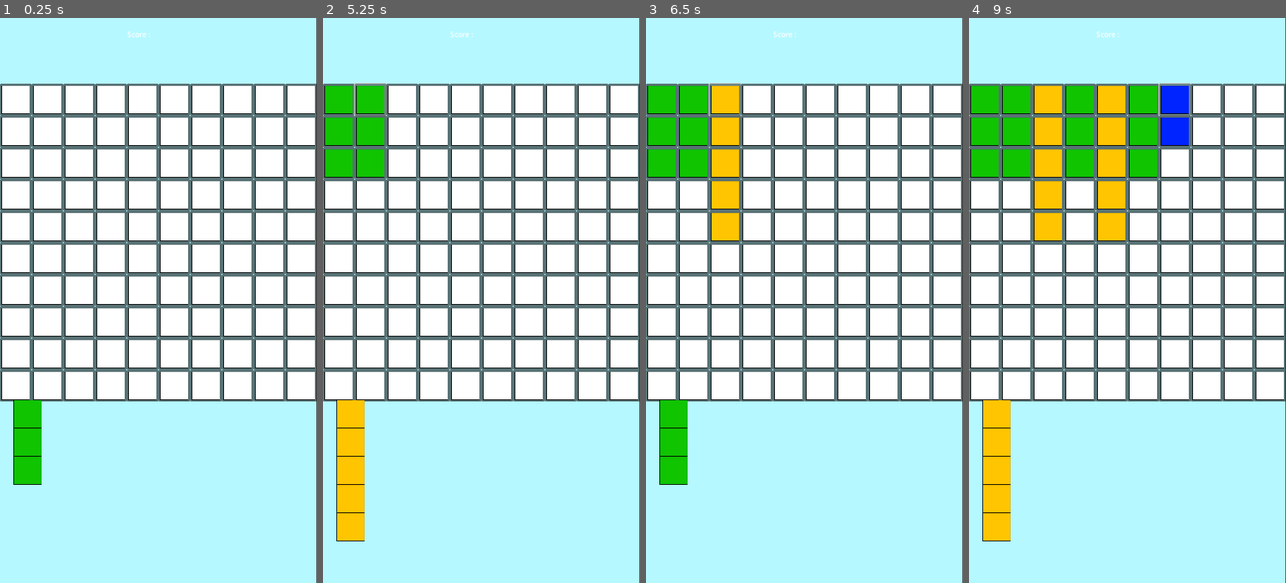
Above: before the commit, frames 1-4 (left to right).
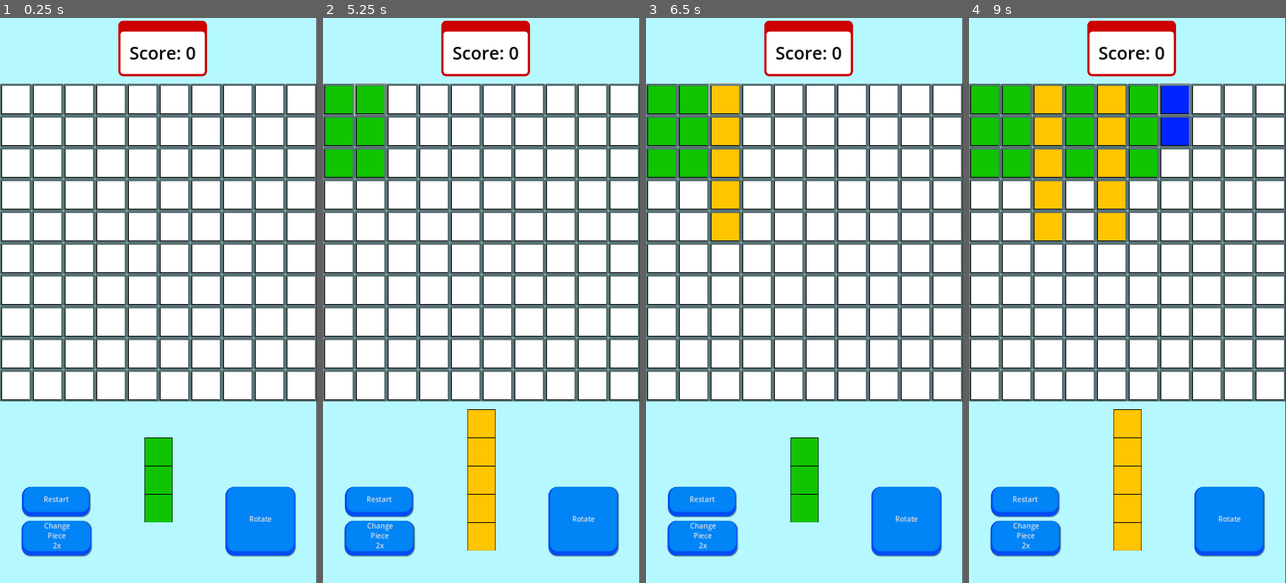
Above: after the commit, the same moments.

Repository: Awe0/AppMobile
Game: Godot game, scene res://Scenes/Game.tscn
Two runs of this game, one before a commit and one after it. Both use one fixed random seed, a clock stepped at 60 frames per second and the inputs below.
Inputs (mouse positions are in pixels of both pictures, inside the frame that each line leads up to):
- Up to frame 1 (0.25 s): no input
- Up to frame 2 (5.25 s): click (380, 503) at 0.5 s, where only the run after the commit has a clickable "Restart"; click (380, 537) at 1.25 s, where only the run after the commit has a clickable "Change Piece 2x"; click (582, 520) at 2 s, where only the run after the commit has a clickable "Rotate"; click (380, 503) at 2.75 s, where only the run after the commit has a clickable "Restart"; click (380, 503) at 3.5 s, where only the run after the commit has a clickable "Restart"; click (338, 97) at 4.27 s; click (370, 97) at 5.02 s
- Up to frame 3 (6.5 s): click (725, 97) at 5.77 s
- Up to frame 4 (9 s): click (1079, 97) at 6.52 s; click (1111, 97) at 7.27 s; click (1143, 97) at 8.02 s; click (1175, 97) at 8.77 s

The runs differ from the first frame. In frame 1, 11% of the frame differs, in the area x 4-94%, y 0-96%; in frame 2, 12%; in frame 3, 11%; in frame 4, 12%.

Commit message:
add score for each pieces

Diff:
--- a/hideandseekgds/Scenes/Blue.tscn
+++ b/hideandseekgds/Scenes/Blue.tscn
@@ -5,4 +5,5 @@
 [node name="Green" type="Node2D"]
 script = ExtResource("1_olbjo")
 size = 2
+score = 2
 color_name = "blue"
--- a/hideandseekgds/Scenes/Brown.tscn
+++ b/hideandseekgds/Scenes/Brown.tscn
@@ -5,4 +5,5 @@
 [node name="Brown" type="Node2D"]
 script = ExtResource("1_bwcy1")
 size = 4
+score = 4
 color_name = "brown"
--- a/hideandseekgds/Scenes/Game.tscn
+++ b/hideandseekgds/Scenes/Game.tscn
@@ -1,12 +1,15 @@
-[gd_scene load_steps=3 format=3 uid="uid://w7j6d2dkb4nj"]
+[gd_scene load_steps=4 format=3 uid="uid://w7j6d2dkb4nj"]
 
 [ext_resource type="Script" path="res://Scripts/game.gd" id="1_y1bmt"]
-[ext_resource type="Theme" uid="uid://byxv1brsahxxk" path="res://Themes/Warning_Label*.theme" id="6_6oucx"]
+[ext_resource type="Theme" uid="uid://dek1pe5nypotq" path="res://Themes/Buttons.tres" id="2_1nh3o"]
+[ext_resource type="Theme" uid="uid://byxv1brsahxxk" path="res://Themes/Warning_Label.theme" id="6_6oucx"]
 
 [node name="Game" type="Control"]
 layout_mode = 3
 anchors_preset = 0
 script = ExtResource("1_y1bmt")
+metadata/_edit_horizontal_guides_ = [1063.0, 1220.0]
+metadata/_edit_vertical_guides_ = [50.0, 670.0]
 
 [node name="ColorRect" type="ColorRect" parent="."]
 custom_minimum_size = Vector2(1.1, 0)
@@ -21,6 +24,35 @@
 grow_vertical = 2
 color = Color(0.710435, 0.971203, 1, 1)
 
+[node name="Restart" type="Button" parent="."]
+layout_mode = 0
+offset_left = 50.0
+offset_top = 1062.0
+offset_right = 204.0
+offset_bottom = 1129.0
+theme = ExtResource("2_1nh3o")
+text = "Restart"
+
+[node name="ChangePiece" type="Button" parent="."]
+layout_mode = 0
+offset_left = 49.0
+offset_top = 1139.0
+offset_right = 207.0
+offset_bottom = 1218.0
+theme = ExtResource("2_1nh3o")
+text = "Change
+Piece
+2x"
+
+[node name="Rotate" type="Button" parent="."]
+layout_mode = 0
+offset_left = 512.0
+offset_top = 1062.0
+offset_right = 670.0
+offset_bottom = 1218.0
+theme = ExtResource("2_1nh3o")
+text = "Rotate"
+
 [node name="GridContainer" type="GridContainer" parent="."]
 layout_mode = 1
 offset_top = 149.0
@@ -34,10 +66,13 @@
 
 [node name="TextureRect" type="TextureRect" parent="."]
 layout_mode = 2
-offset_left = 31.0
-offset_top = 865.0
-offset_right = 31.0
-offset_bottom = 865.0
+offset_left = 360.0
+offset_top = 1047.0
+offset_right = 360.0
+offset_bottom = 1047.0
+grow_horizontal = 2
+grow_vertical = 2
+pivot_offset = Vector2(0, 100)
 
 [node name="Label" type="Label" parent="."]
 layout_mode = 0
@@ -46,4 +81,8 @@
 offset_right = 427.0
 offset_bottom = 111.0
 theme = ExtResource("6_6oucx")
-text = "Score :"
+text = "Score: 0"
+
+[connection signal="pressed" from="Restart" to="." method="_on_restart_pressed"]
+[connection signal="pressed" from="ChangePiece" to="." method="_on_change_piece_pressed"]
+[connection signal="pressed" from="Rotate" to="." method="_on_rotate_pressed"]
--- a/hideandseekgds/Scenes/Green.tscn
+++ b/hideandseekgds/Scenes/Green.tscn
@@ -5,4 +5,5 @@
 [node name="Green" type="Node2D"]
 script = ExtResource("1_tgko8")
 size = 3
+score = 3
 color_name = "green"
--- a/hideandseekgds/Scenes/Popup.tscn
+++ b/hideandseekgds/Scenes/Popup.tscn
@@ -1,7 +1,7 @@
 [gd_scene load_steps=4 format=3 uid="uid://cwv334nfbd30i"]
 
 [ext_resource type="Script" path="res://Scripts/popup.gd" id="1_6xq3t"]
-[ext_resource type="Theme" uid="uid://byxv1brsahxxk" path="res://Themes/Warning_Label*.theme" id="1_xsk8w"]
+[ext_resource type="Theme" uid="uid://byxv1brsahxxk" path="res://Themes/Warning_Label.theme" id="1_xsk8w"]
 [ext_resource type="Theme" uid="uid://dluoarypqcixu" path="res://Themes/Warning_Button.theme" id="2_3sbnt"]
 
 [node name="Control" type="Control"]
--- a/hideandseekgds/Scenes/Yellow.tscn
+++ b/hideandseekgds/Scenes/Yellow.tscn
@@ -5,4 +5,5 @@
 [node name="Yellow" type="Node2D"]
 script = ExtResource("1_cbkft")
 size = 5
+score = 5
 color_name = "yellow"
